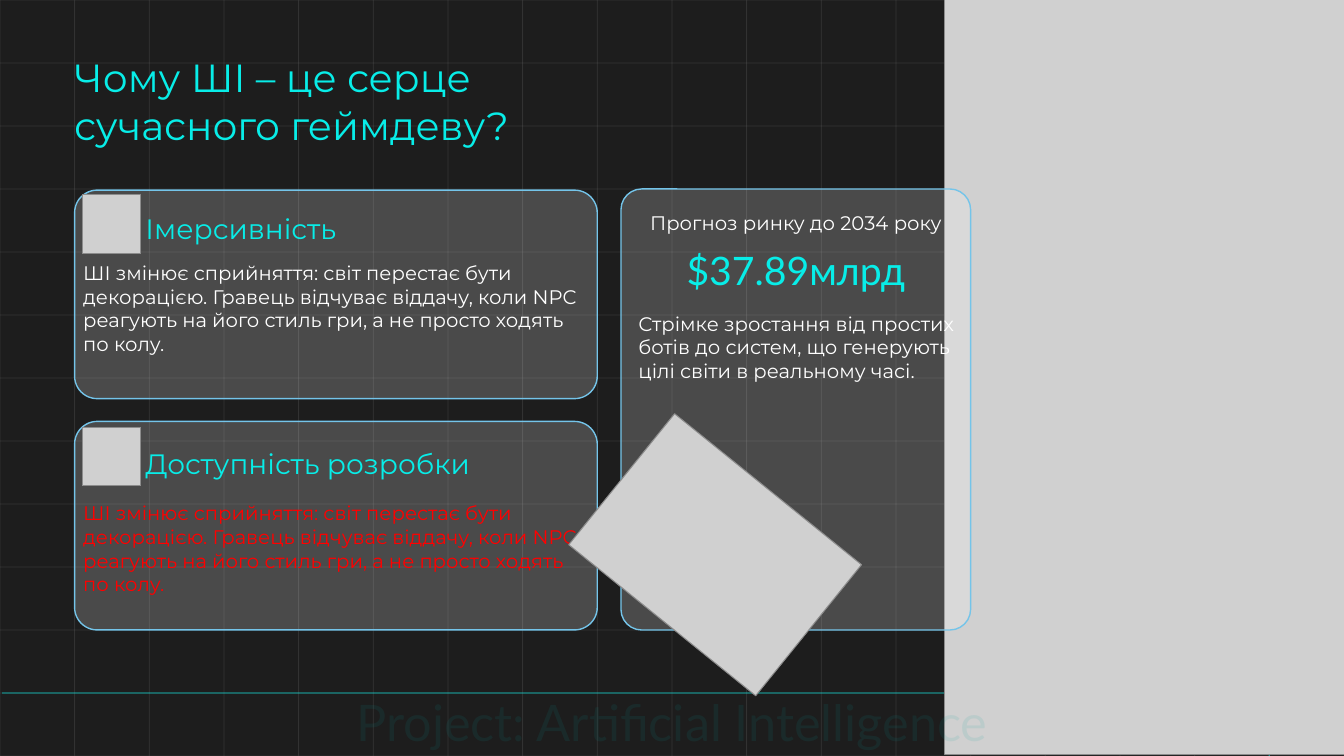
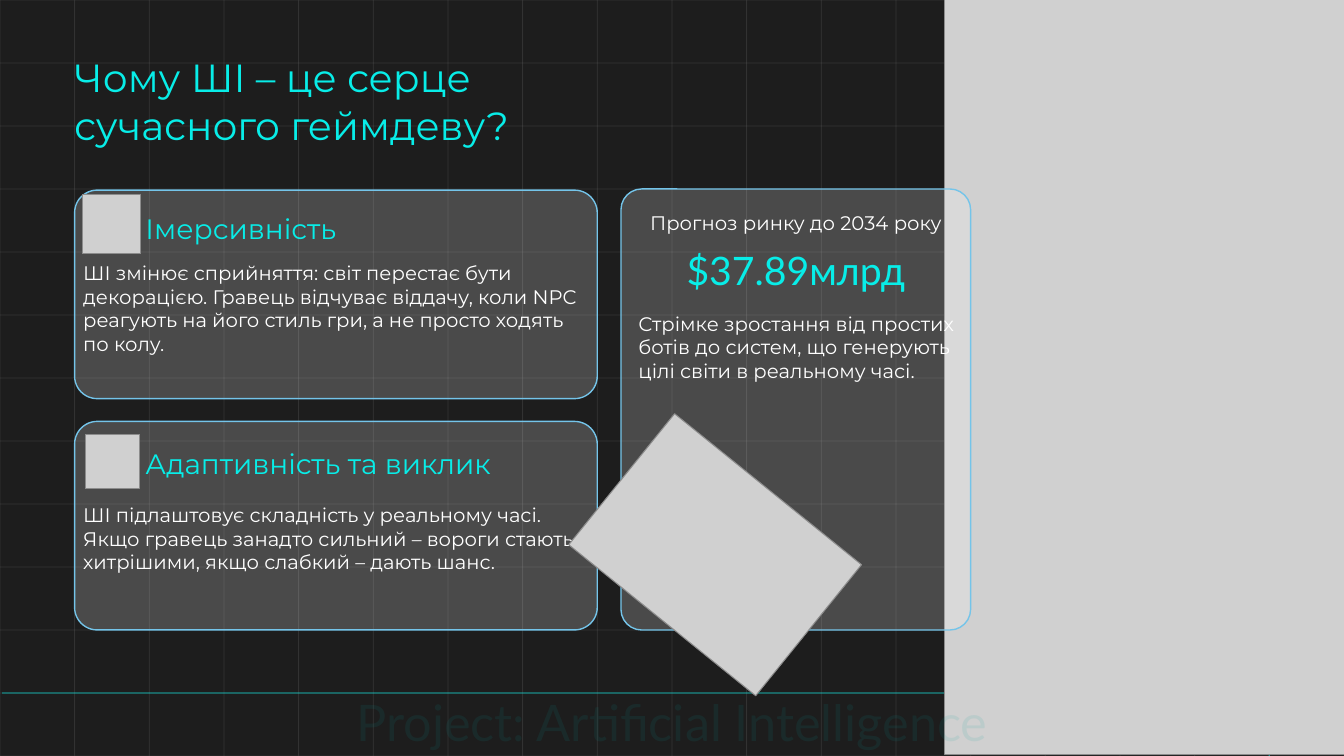
Before and after one commit to Dgardes/Semestr_2, a slide deck: slide 2 of Основи AI/Доповідь.pptx. Drawn at 1344x756 pixels with LibreOffice and Linux fonts; fonts in the diff are those of the drawing; grey boxes stand for pictures; background and template pictures are left out; a plain dark background stands for a picture behind light text. Boxes give left, top, right and bottom in pixels: in the first picture for what was removed or moved away, otherwise in the second. Text is boxed around its words. In the diff, an @@ line names an element or a change of style, - is before the commit and + after.

```diff
--- a/Основи AI/Доповідь.pptx
+++ b/Основи AI/Доповідь.pptx
@@ picture: place and size @@
-picture at (83,427,141,486)
+picture at (85,435,139,489)
@@ text at (145,453,491,478): text changed @@
-Доступність розробки
+Адаптивність та виклик
@@ text at (83,507,574,573): text changed; text colour #FF0000 to #FFFFFF @@
-ШІ змінює сприйняття: світ перестає бути декорацією. Гравець відчуває віддачу, коли NPC реагують на його стиль гри, а не просто ходять по колу.
+ШІ підлаштовує складність у реальному часі. Якщо гравець занадто сильний – вороги стають хитрішими, якщо слабкий – дають шанс.
```
Also in this commit, not shown: 2 other slides changed, 14 slides added, 8 other files.
